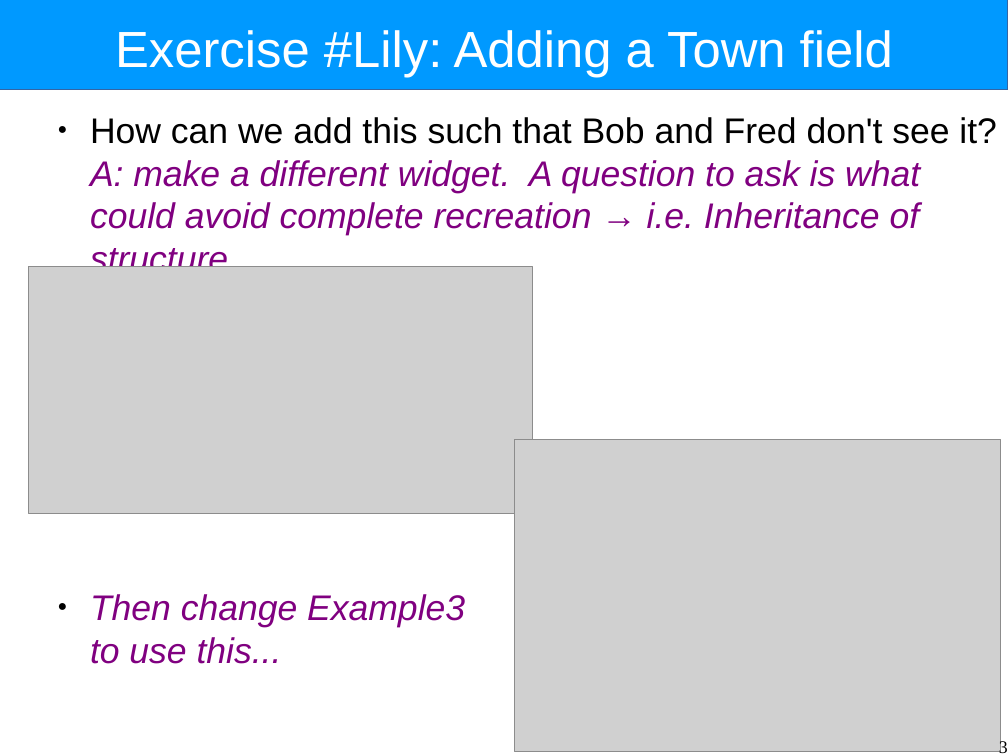
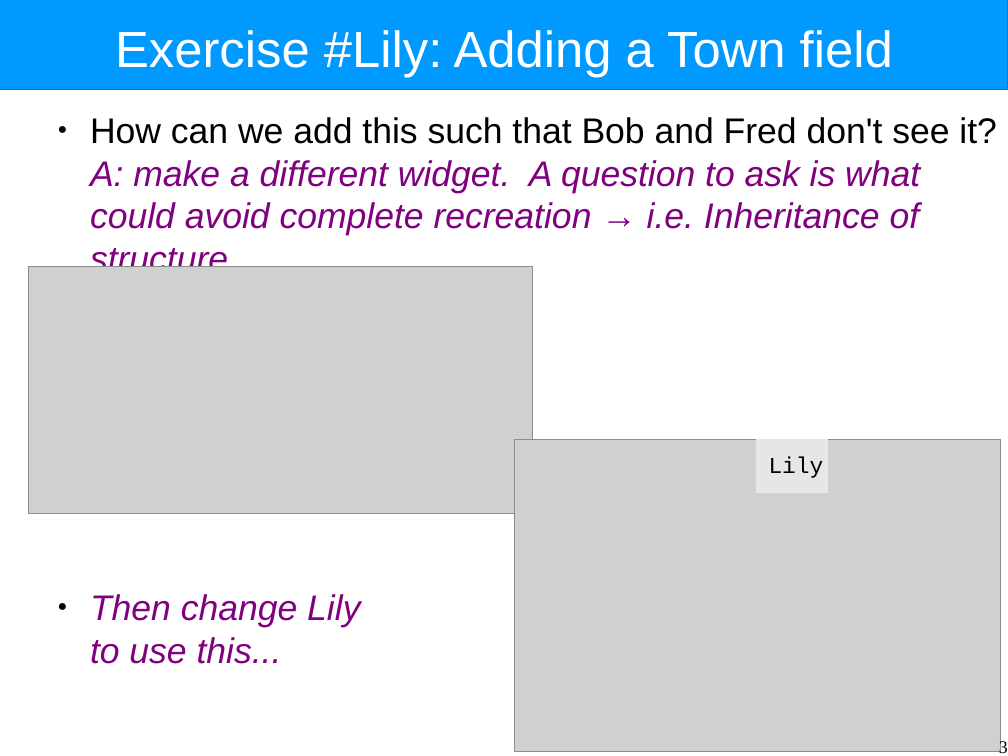
Before and after one commit to Intrinsarc/intrinsarc-evolve, a slide deck: slide 3 of Academic Work/lectures/components-tutorial-answers.odp. Drawn at 1008x756 pixels with LibreOffice and Linux fonts; fonts in the diff are those of the drawing; grey boxes stand for pictures. Boxes give left, top, right and bottom in pixels: in the first picture for what was removed or moved away, otherwise in the second. Text is boxed around its words. In the diff, an @@ line names an element or a change of style, - is before the commit and + after.

```diff
--- a/Academic Work/lectures/components-tutorial-answers.odp
+++ b/Academic Work/lectures/components-tutorial-answers.odp
@@ rectangle added at bbox=[756, 439, 829, 493], fill #E6E6E6 @@
@@ text added at bbox=[769, 457, 824, 478], 18 pt, text #000000 @@
+Lily
@@ text at bbox=[90, 594, 360, 664]: text changed @@
-● Then change Example3
-  to use this...
+● Then change Lily
+  to use this...
```
Also in this commit, not shown: 19 other files.
